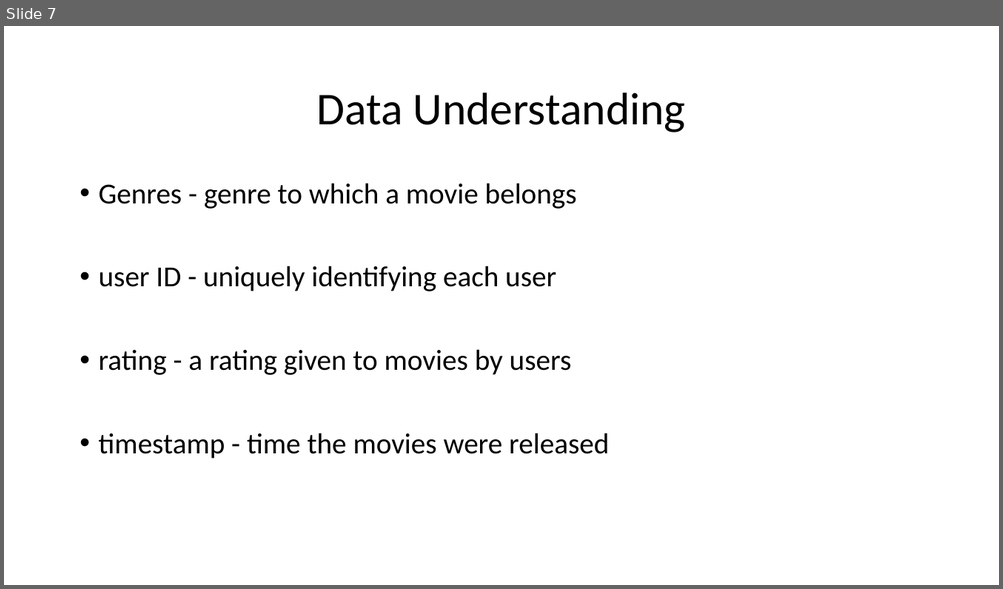
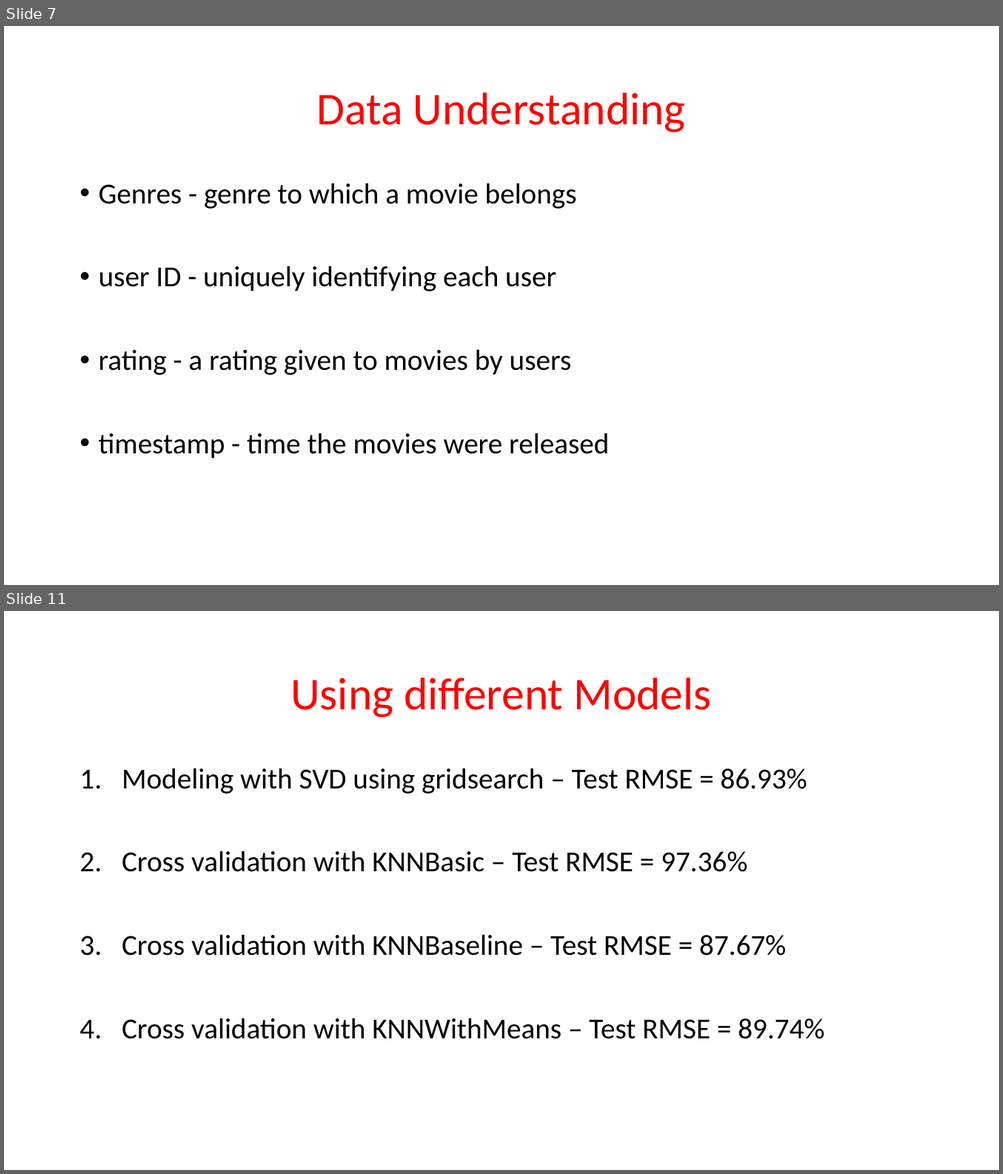
Before and after one commit to Mash-bot/Movie-Recommender-system, a slide deck: presentation.pptx. Shown one above the other, each under a label of ours: slide 7 before the commit, slides 7 and 11 after it; the slides between them are not shown. The pictures are 1003x589 and 1003x1174 pixels, drawn with LibreOffice and Linux fonts; fonts in the diff are those of the drawing; background and template pictures are left out. Boxes give left, top, right and bottom in pixels: in the first picture for what was removed or moved away, otherwise in the second. Text is boxed around its words. In the diff, an @@ line names an element or a change of style, - is before the commit and + after.

```diff
--- a/presentation.pptx
+++ b/presentation.pptx
@@ slide 11 added at <box>4,611,999,1170</box>, background picture (left out) @@
@@ title added at <box>290,678,711,718</box>, 44 pt, text #FF0000 @@
+Using different Models
@@ text added at <box>122,768,824,1039</box>, 28 pt, text #000000 @@
+1. Modeling with SVD using gridsearch – Test RMSE = 86.93%
+2. Cross validation with KNNBasic – Test RMSE = 97.36%
+3. Cross validation with KNNBaseline – Test RMSE = 87.67%
+4. Cross validation with KNNWithMeans – Test RMSE = 89.74%
@@ slide 7 changed as well @@
@@ title "Data Understanding" at <box>317,93,686,133</box>: text colour #000000 to #FF0000 @@
```
Also in this commit, not shown: 6 other slides changed, 6 other slides added, 1 slide removed, 2 other files.
